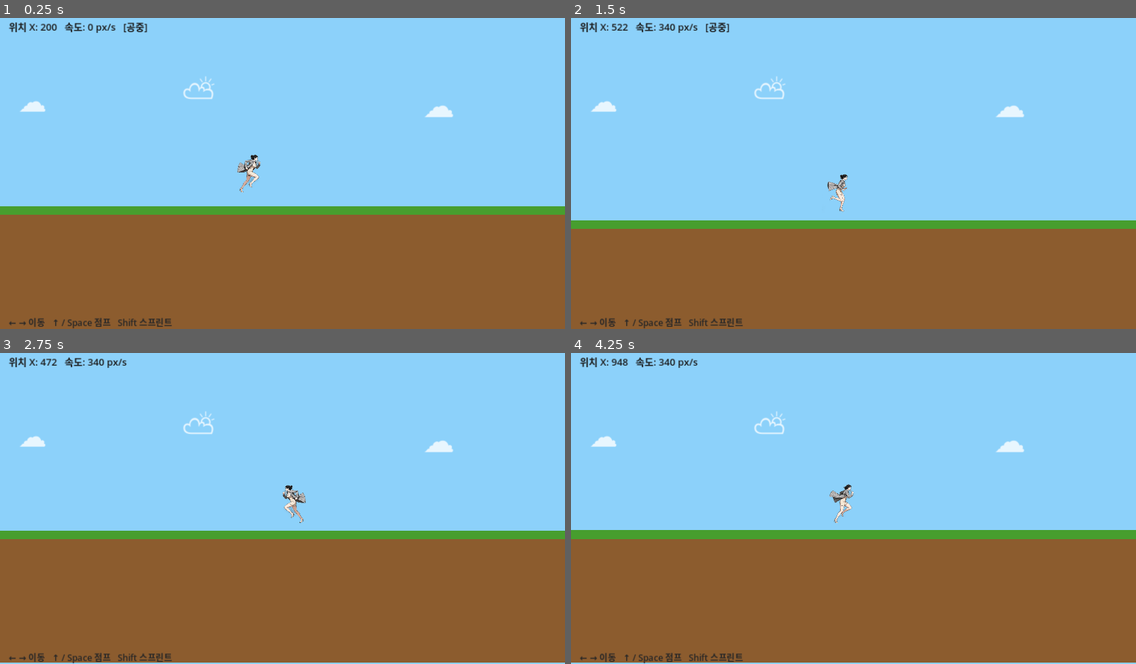
Above: before the commit, frames 1-4 (two rows, left to right).
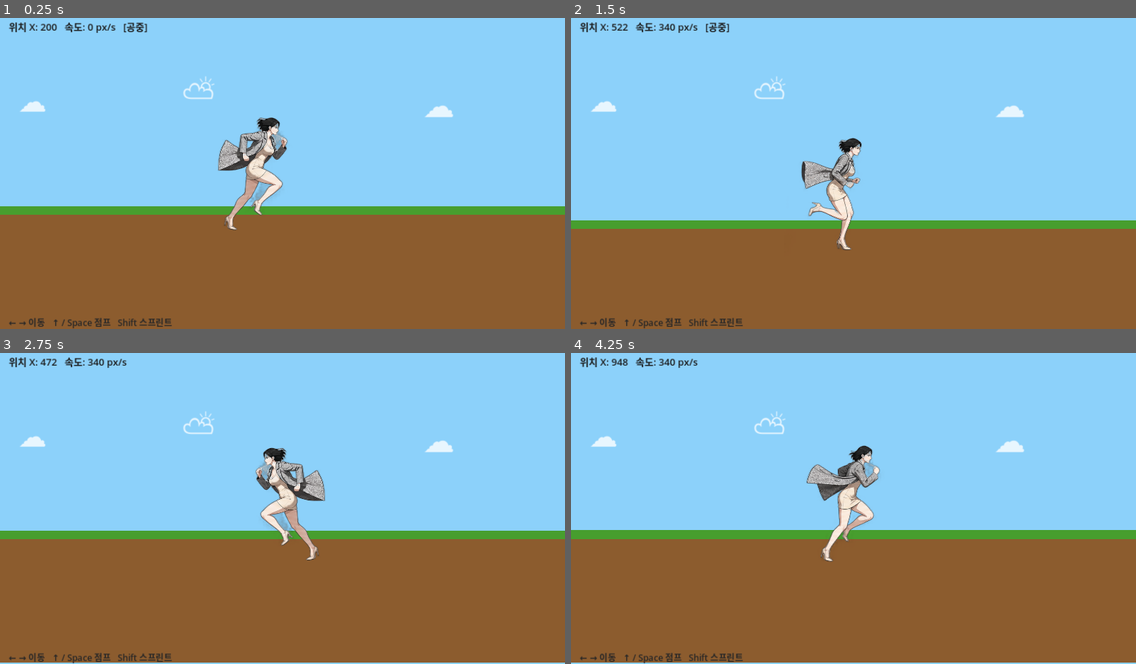
Above: after the commit, the same moments.

Repository: sean-park-funda/runner-game
Game: Godot game, scene res://scenes/Main.tscn
Two runs of this game, one before a commit and one after it. Both use one fixed random seed, a clock stepped at 60 frames per second and the inputs below.
Inputs:
- Up to frame 1 (0.25 s): no input
- Up to frame 2 (1.5 s): tap Enter (ui_accept) at 0.5, 0.77 s; hold Right (ui_right) from 0.53 s (still down)
- Up to frame 3 (2.75 s): tap Enter (ui_accept) at 1.52 s; release Right (ui_right) at 2.03 s; hold Left (ui_left) from 2.03 s (still down)
- Up to frame 4 (4.25 s): release Left (ui_left) at 2.78 s; hold Right (ui_right) from 2.78 s (still down); tap Enter (ui_accept) at 3.02, 3.77 s

The runs differ from the first frame. In frame 1, 2.1% of the frame differs, in the area x 38-51%, y 31-69%; in frame 2, 1.5%; in frame 3, 2.1%; in frame 4, 1.9%.

Commit message:
Scale character 3x larger (target height 200->600)

Diff:
--- a/scripts/main.gd
+++ b/scripts/main.gd
@@ -115,7 +115,7 @@
 	anim_sprite.sprite_frames = frames
 	# 캐릭터 크기 조정 (256px → 화면에 적당한 크기)
 	# 프레임 높이 기준으로 화면에서 약 200px 높이가 되도록 스케일
-	var target_height := 200.0
+	var target_height := 600.0
 	var scale_factor := target_height / frame_h
 	anim_sprite.scale = Vector2(scale_factor, scale_factor)
 	anim_sprite.play("run")
